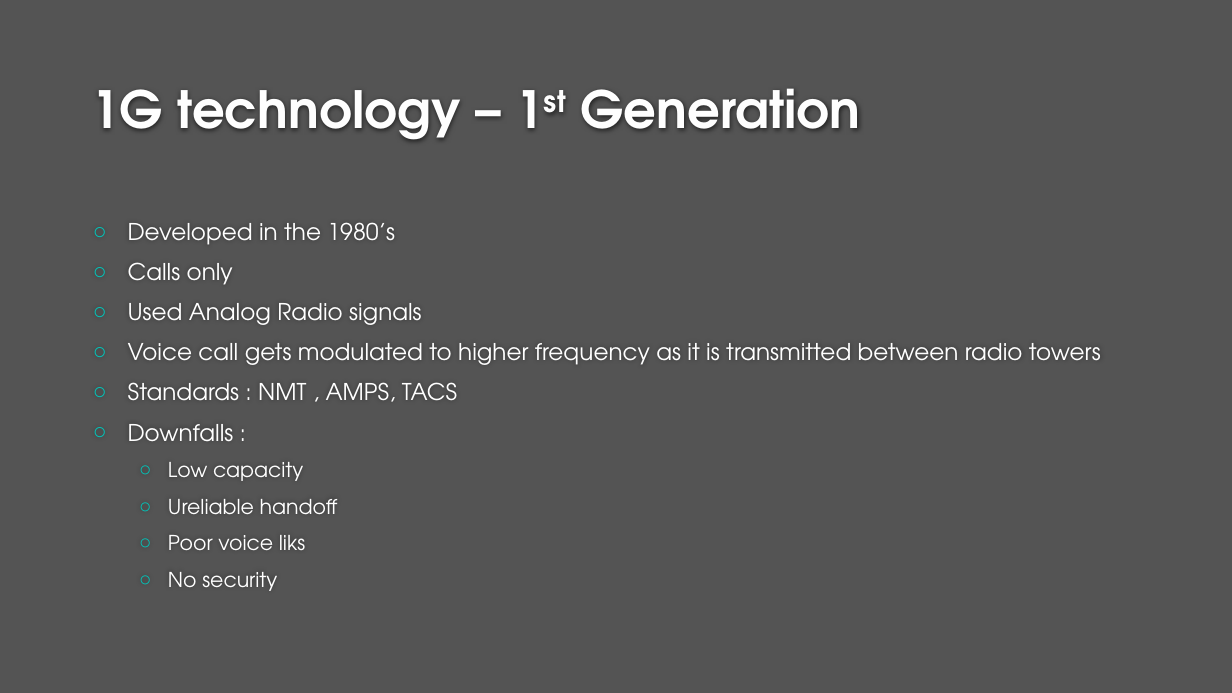
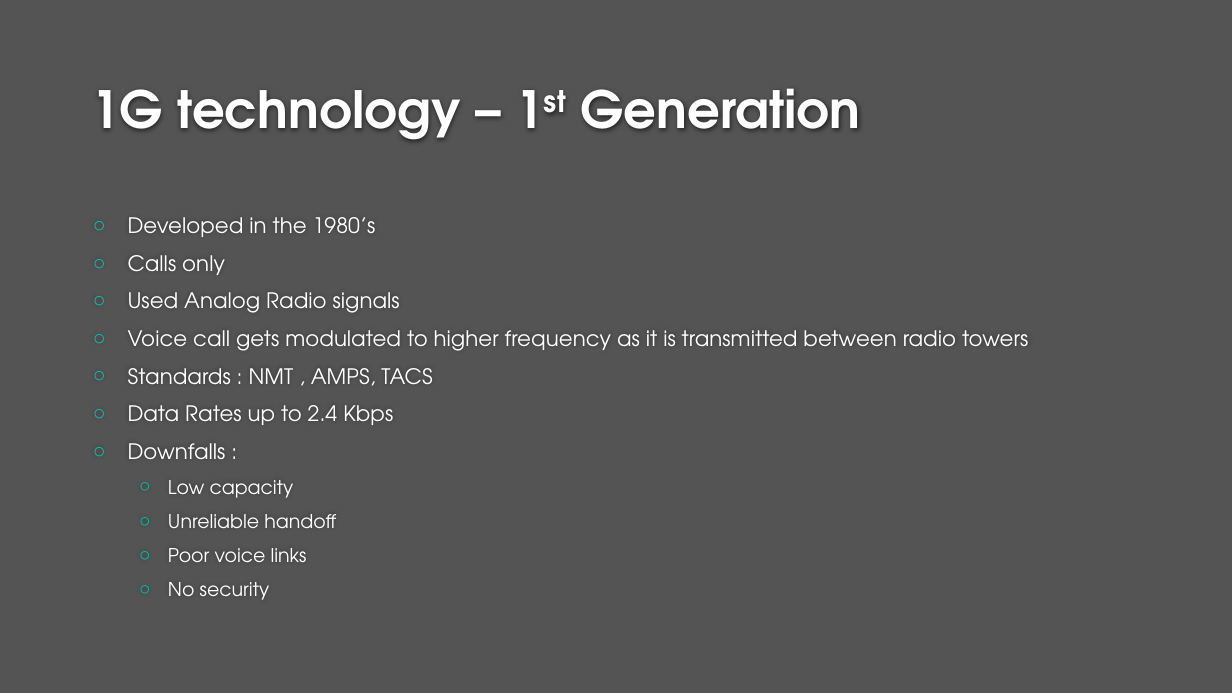
Before and after one commit to hackergirl1/5G-Presentation-, a slide deck: slide 5 of 5G Technologies.pptx. Drawn at 1232x693 pixels with LibreOffice and Linux fonts; fonts in the diff are those of the drawing; background and template pictures are left out. Boxes give left, top, right and bottom in pixels: in the first picture for what was removed or moved away, otherwise in the second. Text is boxed around its words. In the diff, an @@ line names an element or a change of style, - is before the commit and + after.

```diff
--- a/5G Technologies.pptx
+++ b/5G Technologies.pptx
@@ text at <box>128,217,1028,600</box>: size 18 to 16.6 pt in "Developed in the 1980’s", "Calls only", "Used Analog Radio signals", "Voice call gets modulated to higher frequency ..." and 2 more places; size 16 to 14.8 pt in "Low capacity", "No security" @@
@@ text at <box>128,405,393,425</box>: paragraph added @@
+○ Data Rates up to 2.4 Kbps
@@ text at <box>168,514,336,562</box>: text changed; size 16 to 14.8 pt @@
-  ○ Ureliable handoff
-  ○ Poor voice liks
+  ○ Unreliable handoff
+  ○ Poor voice links
```
Also in this commit, not shown: 2 other slides changed, 19 other files.
